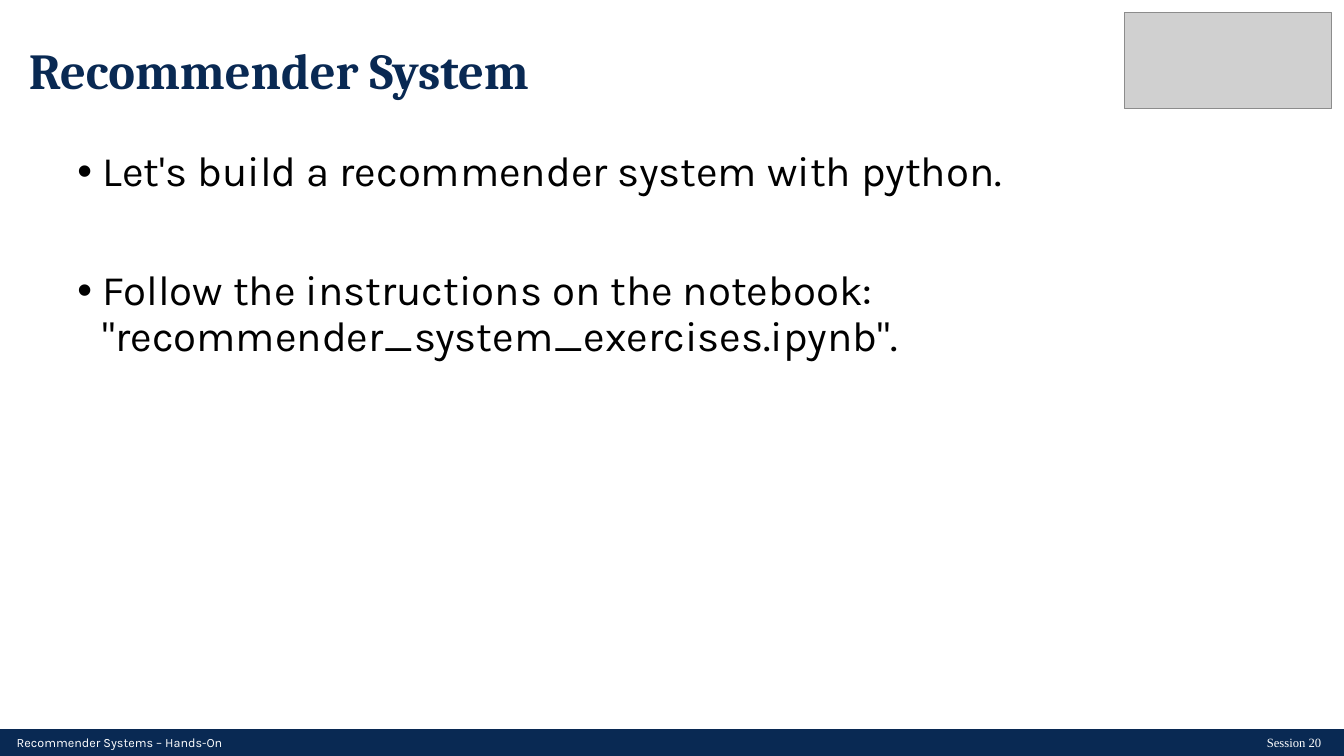
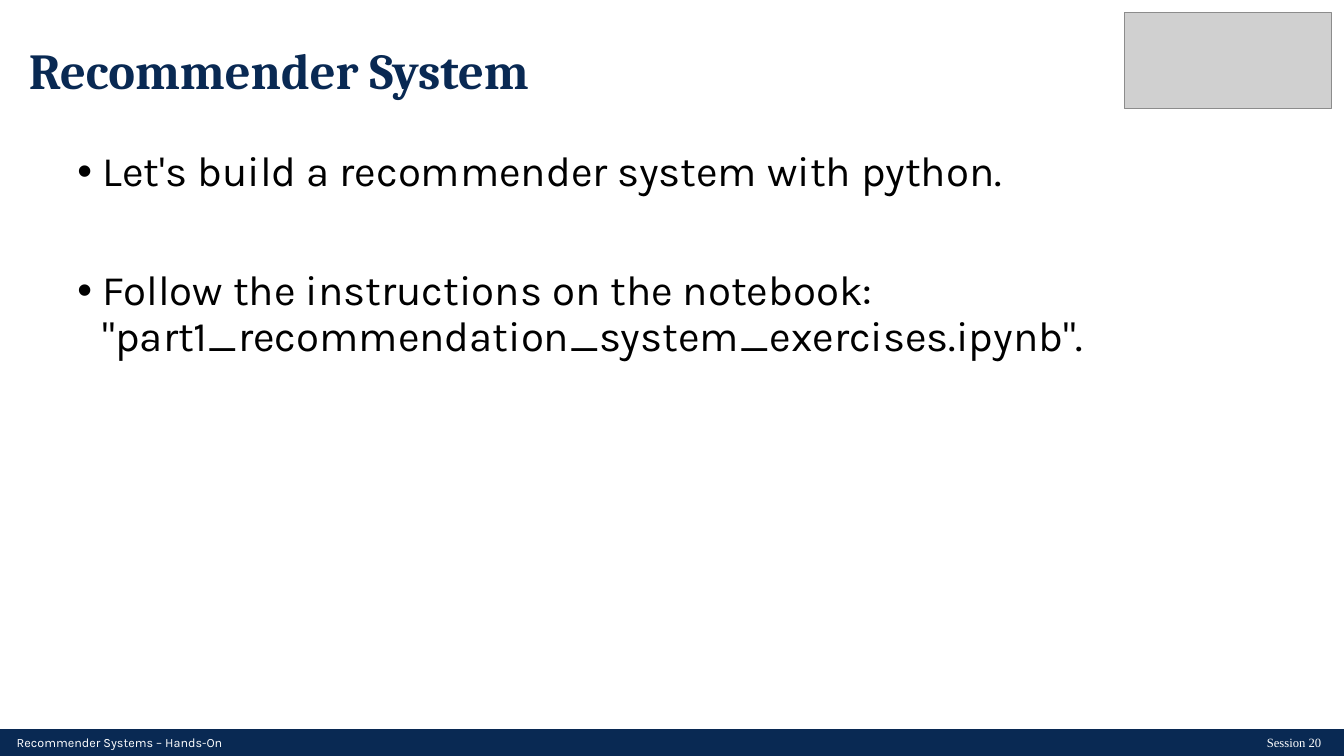
Before and after one commit to LCDA-UCP/tac-hands-on, a slide deck: slide 2 of lectures/TAC-Session20.pptx. Drawn at 1344x756 pixels with LibreOffice and Linux fonts; fonts in the diff are those of the drawing; grey boxes stand for pictures. Boxes give left, top, right and bottom in pixels: in the first picture for what was removed or moved away, otherwise in the second. Text is boxed around its words. In the diff, an @@ line names an element or a change of style, - is before the commit and + after.

Commit message:
[ADD] slides session 20

```diff
--- a/lectures/TAC-Session20.pptx
+++ b/lectures/TAC-Session20.pptx
@@ text at <box>103,276,1084,362</box>: text changed @@
-• Follow the instructions on the notebook: "recommender_system_exercises.ipynb".
+• Follow the instructions on the notebook: "part1_recommendation_system_exercises.ipynb".
```
Also in this commit, not shown: 1 other file.
